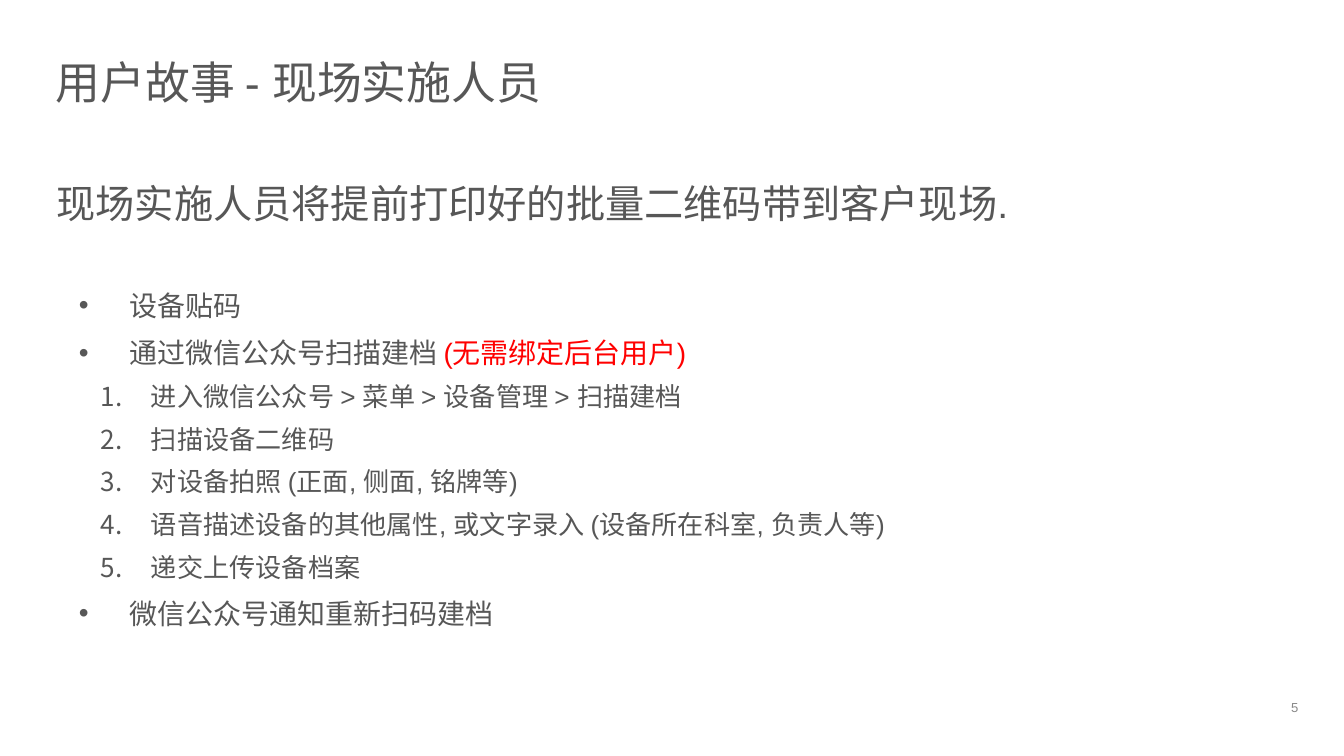
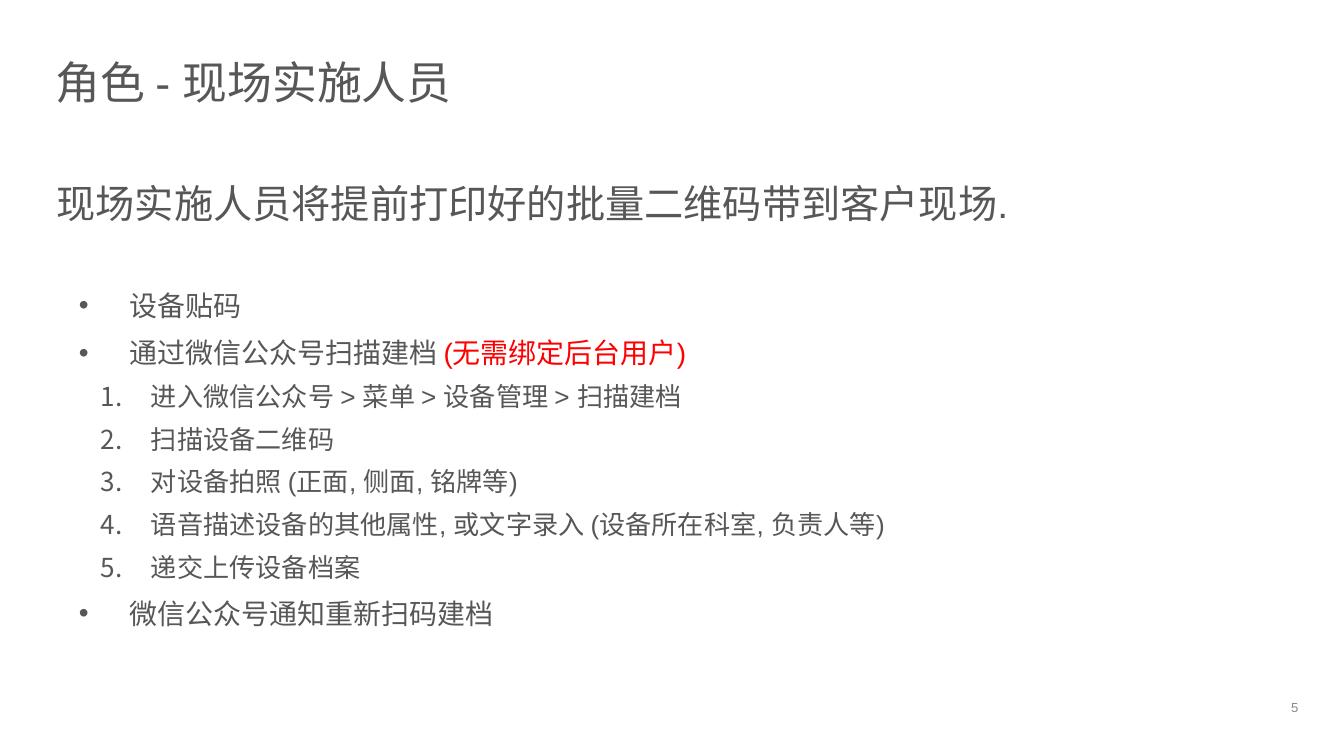
Before and after one commit to devhotmail/APMHome, a slide deck: slide 5 of Document/APM_userstories.pptx. Drawn at 1344x756 pixels with LibreOffice and Linux fonts; fonts in the diff are those of the drawing; background and template pictures are left out. Boxes give left, top, right and bottom in pixels: in the first picture for what was removed or moved away, otherwise in the second. Text is boxed around its words. In the diff, an @@ line names an element or a change of style, - is before the commit and + after.

```diff
--- a/Document/APM_userstories.pptx
+++ b/Document/APM_userstories.pptx
@@ title at (56,61,452,103): text changed @@
-用户故事 - 现场实施人员
+角色 - 现场实施人员
```
Also in this commit, not shown: 6 other slides changed, 6 slides added.
